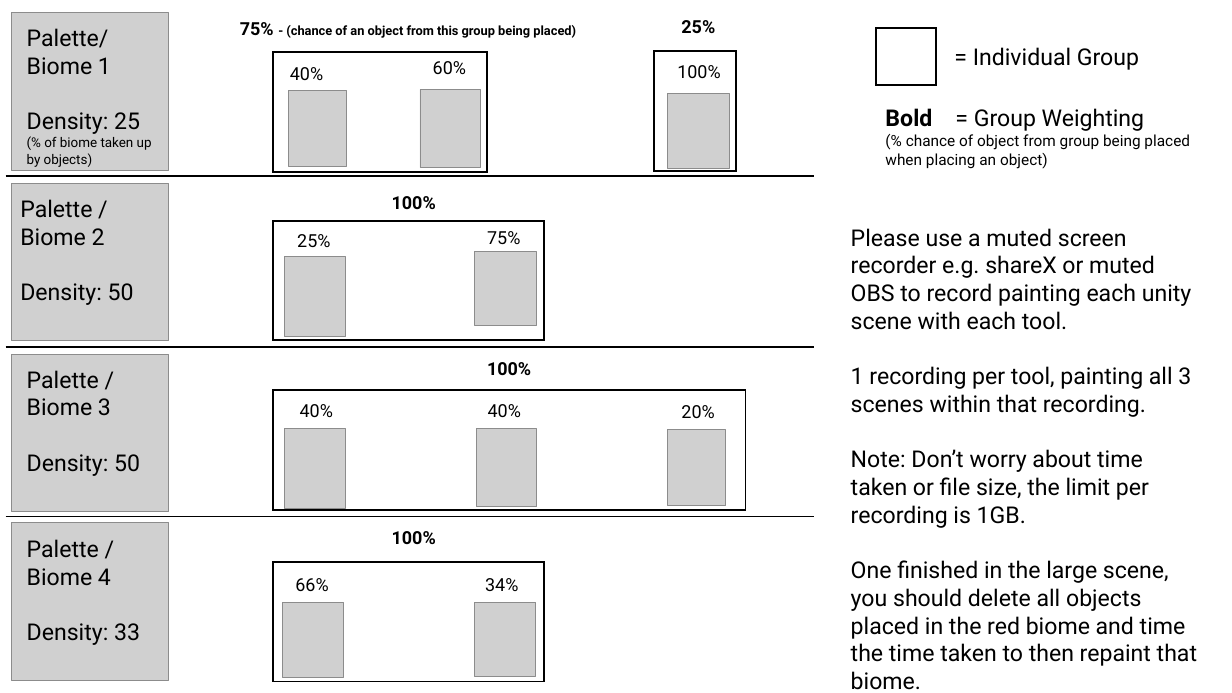
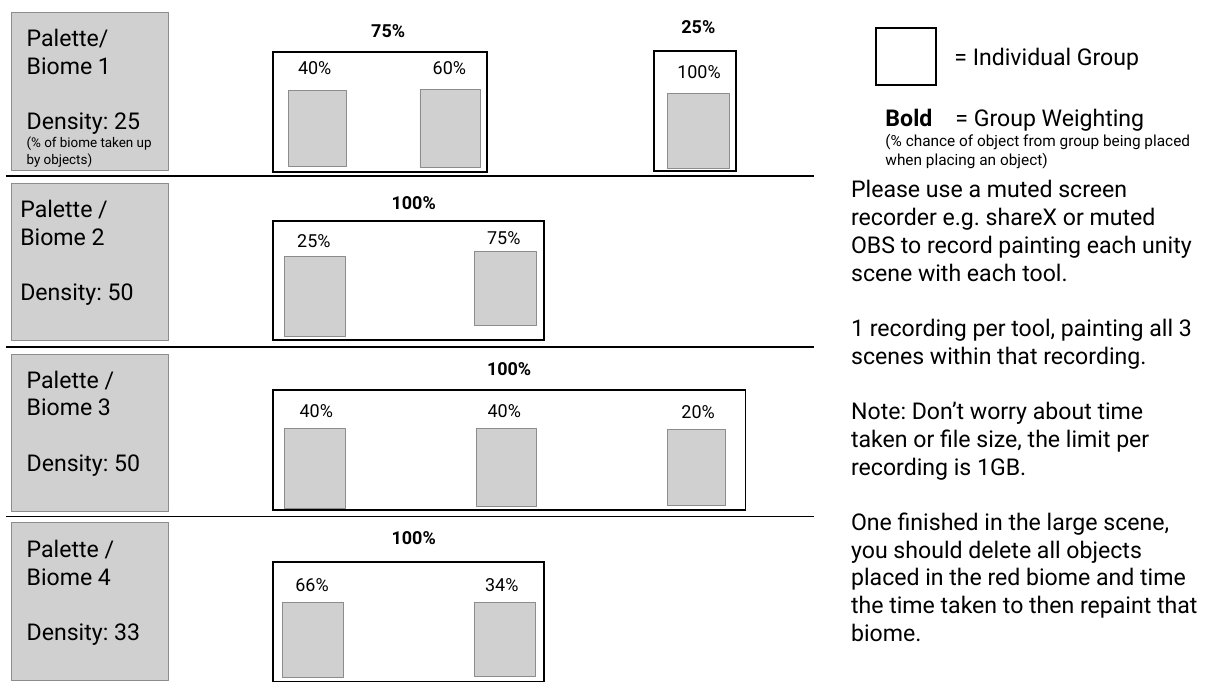
Before and after one commit to D761454/Tools-Development, a slide deck: slide 1 of PaletteInstructions.pptx. Drawn at 1232x693 pixels with LibreOffice and Linux fonts; fonts in the diff are those of the drawing; grey boxes stand for pictures. Boxes give left, top, right and bottom in pixels: in the first picture for what was removed or moved away, otherwise in the second. Text is boxed around its words. In the diff, an @@ line names an element or a change of style, - is before the commit and + after.

```diff
--- a/PaletteInstructions.pptx
+++ b/PaletteInstructions.pptx
@@ text at [371, 24, 405, 37]: text changed; size 10 to 14 pt @@
-75% - (chance of an object from this group being placed)
+75%
@@ text "40%": place and size @@
-text "40%" at [290, 67, 323, 80]
+text "40%" at [298, 61, 331, 74]
@@ text "Please use a muted screen ...": place and size @@
-text "Please use a muted screen ..." at [851, 228, 1197, 690]
+text "Please use a muted screen ..." at [851, 179, 1197, 642]
```
Also in this commit, not shown: 1 other slide changed, 1 slide added.
